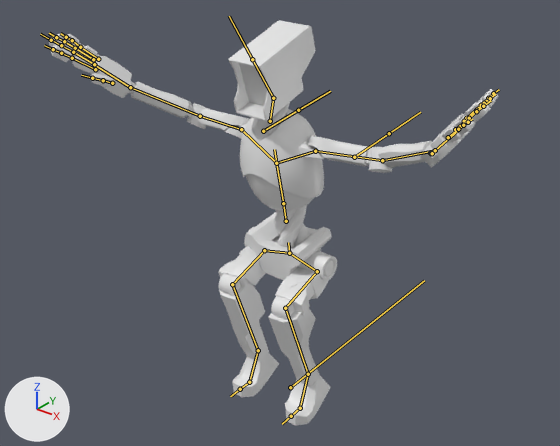
Before and after pictures for a commit that changed the FBX model Assets/Art Assets/Models/char_Eggbot.fbx.
Camera for both pictures: a 50 mm lens placed at (1.6, -2.07, 2.03), pointed at (0.07, -0.16, 0.85). Every picture has the same lights, and +X, +Y and +Z are marked at lower left. Both versions are drawn at frame 1 of the action 'Armature|Fall'; the numbers are the values there. The bones that bend it are drawn over the model as lines.

In view in the first picture: 'Character'.
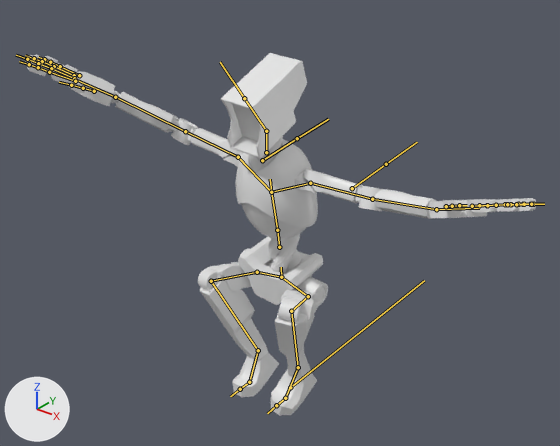
Changed parts and their boxes [x1, y1, x2, y2] in the pictures (560 x 446 px):
'Character', posed (14% wider, 11% shorter): before [49, 20, 498, 426]; after [26, 53, 536, 415]
bone 'Pelvis', root to tip: before (289, 253) to (288, 242); after (281, 277) to (281, 267)
bone 'Pelvis.001', root to tip: before (286, 221) to (283, 203); after (279, 247) to (277, 230)
bone 'Spine.005', root to tip: before (270, 121) to (273, 98); after (266, 152) to (266, 131)
bone 'Head', root to tip: before (273, 98) to (252, 59); after (266, 131) to (244, 98)
bone 'UpperArm.L', root to tip: before (315, 151) to (382, 160); after (310, 183) to (372, 199)
bone 'LowerArm.L', root to tip: before (382, 160) to (435, 150); after (372, 199) to (436, 209)
bone 'Palm.L', root to tip: before (435, 150) to (458, 130); after (436, 209) to (479, 208)
bone 'UpperArm.R', root to tip: before (241, 129) to (200, 116); after (238, 157) to (185, 131)
bone 'LowerArm.R', root to tip: before (200, 116) to (130, 87); after (185, 131) to (115, 97)
bone 'Palm.R', root to tip: before (130, 87) to (95, 65); after (115, 97) to (76, 80)
bone 'UpperLeg.L', root to tip: before (317, 271) to (285, 308); after (308, 296) to (291, 311)
bone 'LowerLeg.L', root to tip: before (285, 308) to (308, 374); after (291, 311) to (298, 367)
bone 'Foot.L', root to tip: before (308, 374) to (300, 408); after (298, 367) to (285, 398)
bone 'UpperLeg.R', root to tip: before (264, 250) to (232, 284); after (257, 272) to (211, 281)
bone 'LowerLeg.R', root to tip: before (232, 284) to (258, 350); after (211, 281) to (258, 350)

Patch to the scene script:
```diff
--- a/Assets/Art Assets/Models/char_Eggbot.fbx.py
+++ b/Assets/Art Assets/Models/char_Eggbot.fbx.py
@@ bone_pelvis @@
 bone_pelvis = bpy.data.objects['Armature'].pose.bones['Pelvis']  # child of 'Root'
-bone_pelvis.location = (-0.02, -0.135, -0.006)
-bone_pelvis.rotation_quaternion = (0.998, 0.07, -0.006, -0.005)  # degrees (8, -1, -1)
+bone_pelvis.location = (-0.053, -0.247, 0.004)
+bone_pelvis.rotation_quaternion = (0.997, 0.07, -0.008, -0.029)  # degrees (8, -1, -3)
@@ bone_pelvis_001 @@
 bone_pelvis_001 = bpy.data.objects['Armature'].pose.bones['Pelvis.001']  # child of 'Pelvis'
-bone_pelvis_001.rotation_quaternion = (1.0, 0.0, 0.0, 0.0)  # degrees (0, 0, 0)
+bone_pelvis_001.rotation_quaternion = (1.0, 0.0, 0.001, 0.008)  # degrees (0, 0, 1)
@@ bone_spine_005 @@
 bone_spine_005 = bpy.data.objects['Armature'].pose.bones['Spine.005']  # child of 'Spine.004'
-bone_spine_005.rotation_quaternion = (1.0, 0.0, 0.0, 0.0)  # degrees (0, 0, 0)
+bone_spine_005.rotation_quaternion = (0.992, 0.126, 0.006, 0.0)  # degrees (14, 1, 0)
@@ bone_head @@
 bone_head = bpy.data.objects['Armature'].pose.bones['Head']  # child of 'Spine.005'
-bone_head.rotation_quaternion = (0.996, 0.088, 0.0, 0.0)  # degrees (10, 0, 0)
+bone_head.rotation_quaternion = (1.0, 0.0, 0.0, 0.0)  # degrees (0, 0, 0)
@@ bone_upperarm_l @@
 bone_upperarm_l = bpy.data.objects['Armature'].pose.bones['UpperArm.L']  # child of 'Clavicle.L'
-bone_upperarm_l.rotation_quaternion = (0.94, -0.014, -0.293, 0.175)  # degrees (-9, -33, 24)
+bone_upperarm_l.rotation_quaternion = (0.955, -0.022, -0.277, 0.099)  # degrees (-7, -32, 14)
@@ bone_lowerarm_l @@
 bone_lowerarm_l = bpy.data.objects['Armature'].pose.bones['LowerArm.L']  # child of 'UpperArm.L'
-bone_lowerarm_l.rotation_quaternion = (0.917, 0.081, 0.011, -0.39)  # degrees (8, 5, -46)
+bone_lowerarm_l.rotation_quaternion = (0.972, 0.058, 0.006, -0.229)  # degrees (6, 2, -26)
@@ bone_palm_l @@
 bone_palm_l = bpy.data.objects['Armature'].pose.bones['Palm.L']  # child of 'LowerArm.L'
-bone_palm_l.rotation_quaternion = (0.908, 0.16, 0.385, -0.039)  # degrees (22, 45, 4)
+bone_palm_l.rotation_quaternion = (0.992, 0.084, 0.071, 0.059)  # degrees (10, 8, 8)
@@ bone_upperarm_r @@
 bone_upperarm_r = bpy.data.objects['Armature'].pose.bones['UpperArm.R']  # child of 'Clavicle.R'
-bone_upperarm_r.rotation_quaternion = (0.964, -0.03, 0.263, -0.026)  # degrees (-5, 30, -4)
+bone_upperarm_r.rotation_quaternion = (0.943, 0.091, 0.28, 0.155)  # degrees (17, 30, 23)
@@ bone_lowerarm_r @@
 bone_lowerarm_r = bpy.data.objects['Armature'].pose.bones['LowerArm.R']  # child of 'UpperArm.R'
-bone_lowerarm_r.rotation_quaternion = (0.859, 0.097, -0.014, 0.503)  # degrees (9, -7, 60)
+bone_lowerarm_r.rotation_quaternion = (0.969, 0.062, -0.007, 0.239)  # degrees (7, -2, 28)
@@ bone_palm_r @@
 bone_palm_r = bpy.data.objects['Armature'].pose.bones['Palm.R']  # child of 'LowerArm.R'
-bone_palm_r.rotation_quaternion = (0.982, 0.088, -0.167, 0.01)  # degrees (10, -19, -1)
+bone_palm_r.rotation_quaternion = (0.998, -0.021, -0.052, 0.023)  # degrees (-3, -6, 3)
@@ bone_upperleg_l @@
 bone_upperleg_l = bpy.data.objects['Armature'].pose.bones['UpperLeg.L']  # child of 'Pelvic.L'
-bone_upperleg_l.rotation_quaternion = (0.76, -0.649, -0.011, -0.036)  # degrees (-81, -4, -2)
+bone_upperleg_l.rotation_quaternion = (0.543, -0.823, -0.109, -0.126)  # degrees (-114, -19, 3)
@@ bone_lowerleg_l @@
 bone_lowerleg_l = bpy.data.objects['Armature'].pose.bones['LowerLeg.L']  # child of 'UpperLeg.L'
-bone_lowerleg_l.rotation_quaternion = (0.694, 0.72, 0.0, 0.0)  # degrees (92, 0, 0)
+bone_lowerleg_l.rotation_quaternion = (0.453, 0.891, 0.0, 0.0)  # degrees (126, 0, 0)
@@ bone_foot_l @@
 bone_foot_l = bpy.data.objects['Armature'].pose.bones['Foot.L']  # child of 'LowerLeg.L'
-bone_foot_l.rotation_quaternion = (0.995, 0.102, -0.006, 0.014)  # degrees (12, -1, 2)
+bone_foot_l.rotation_quaternion = (0.984, 0.095, 0.095, 0.118)  # degrees (12, 9, 15)
@@ bone_upperleg_r @@
 bone_upperleg_r = bpy.data.objects['Armature'].pose.bones['UpperLeg.R']  # child of 'Pelvic.R'
-bone_upperleg_r.rotation_quaternion = (0.762, -0.646, -0.007, -0.038)  # degrees (-80, -3, -3)
+bone_upperleg_r.rotation_quaternion = (0.598, -0.779, 0.19, -0.004)  # degrees (-107, 13, -18)
@@ bone_lowerleg_r @@
 bone_lowerleg_r = bpy.data.objects['Armature'].pose.bones['LowerLeg.R']  # child of 'UpperLeg.R'
-bone_lowerleg_r.rotation_quaternion = (0.7, 0.714, 0.0, 0.0)  # degrees (91, 0, 0)
+bone_lowerleg_r.rotation_quaternion = (0.504, 0.864, 0.0, 0.0)  # degrees (119, 0, 0)
@@ bone_foot_r @@
 bone_foot_r = bpy.data.objects['Armature'].pose.bones['Foot.R']  # child of 'LowerLeg.R'
-bone_foot_r.rotation_quaternion = (0.993, 0.106, 0.027, 0.045)  # degrees (12, 3, 5)
+bone_foot_r.rotation_quaternion = (0.984, 0.073, -0.151, 0.053)  # degrees (8, -18, 5)
```
